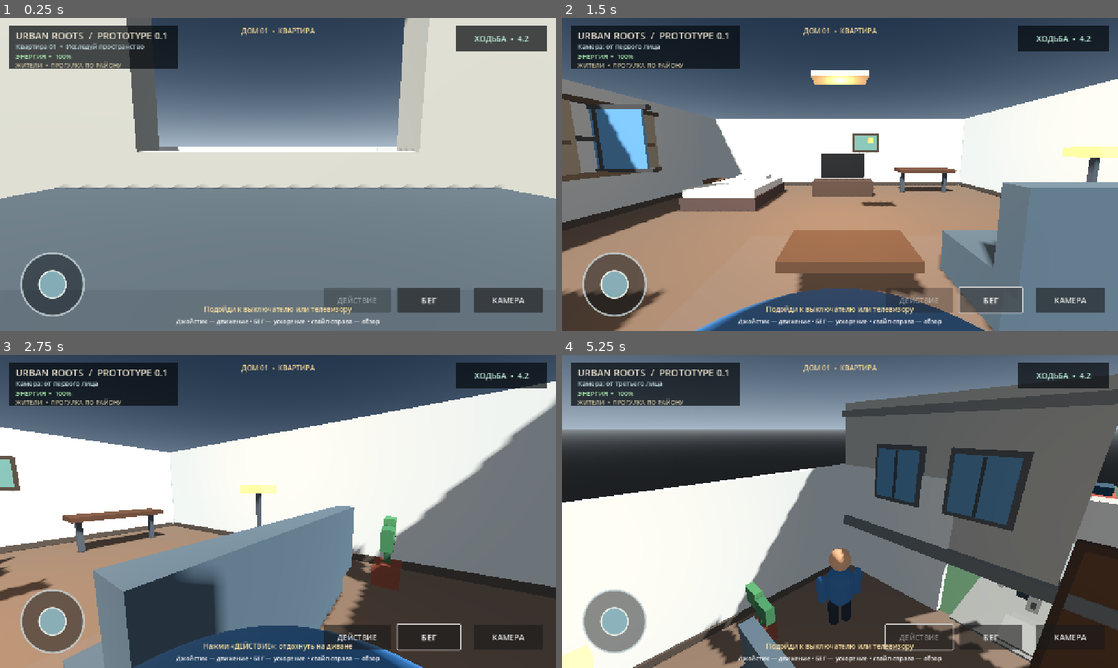
Above: before the commit, frames 1-4 (two rows, left to right).
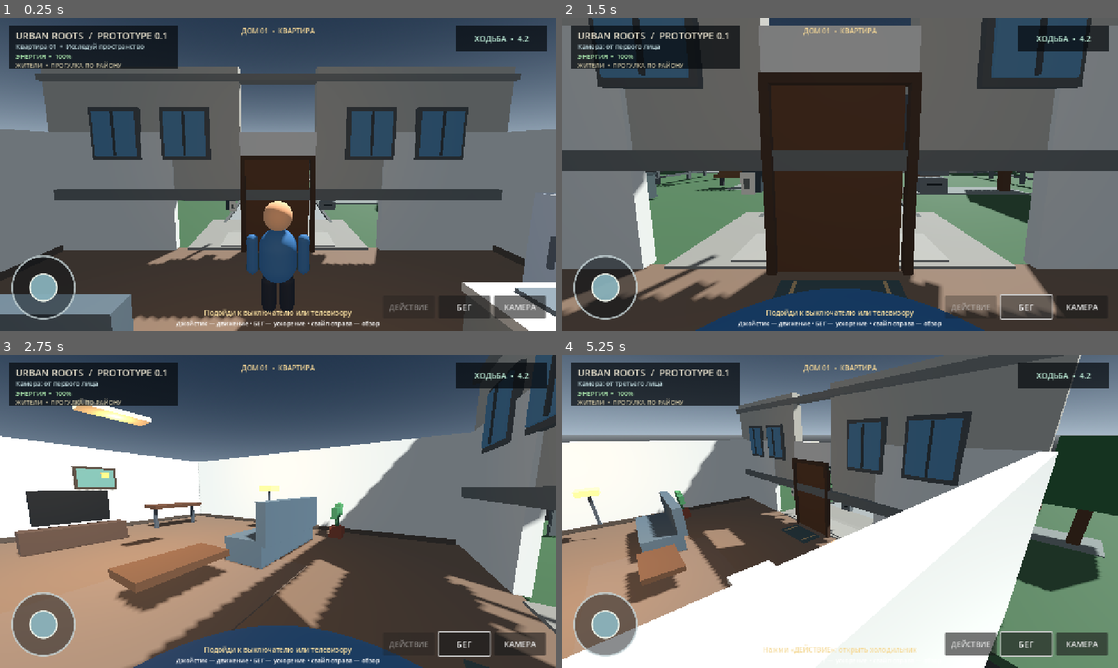
Above: after the commit, the same moments.

Repository: filesgloom-png/URBAN-ROOTS
Game: Godot game, scene res://scenes/main.tscn
Two runs of this game, one before a commit and one after it. Both use one fixed random seed, a clock stepped at 60 frames per second and the inputs below.
Inputs (mouse positions are in pixels of both pictures, inside the frame that each line leads up to):
- Up to frame 1 (0.25 s): no input
- Up to frame 2 (1.5 s): click "КАМЕРА" at 0.5 s; click "БЕГ" at 1.25 s
- Up to frame 3 (2.75 s): tap Enter at 2 s; drag from (50, 621) to (333, 442) at 2.02 s
- Up to frame 4 (5.25 s): click (917, 636) at 2.75 s, where only the run before the commit has a clickable "ДЕЙСТВИЕ"; tap Space at 3.5 s; drag from (728, 527) to (812, 574) at 3.52 s; tap Enter at 4.25 s; move the mouse to (895, 442) at 4.27 s; hold D (move_right) 4.28-5 s; tap V at 4.35 s; drag from (812, 574) to (673, 464) at 5.02 s

The runs differ from the first frame. In frame 1, 75% of the frame differs, in the area x 0-100%, y 0-100%; in frame 2, 77%; in frame 3, 45%; in frame 4, 77%.

Commit message:
Fix mobile exit flow camera and touch UI

Diff:
--- a/scripts/main.gd
+++ b/scripts/main.gd
@@ -17,7 +17,7 @@
 var camera: Camera3D
 var first_person := false
 var pitch := -0.12
-var yaw := 0.0
+var yaw := PI
 var joystick_vector := Vector2.ZERO
 var look_finger := -1
 var look_last := Vector2.ZERO
@@ -630,7 +630,7 @@
 func _build_player() -> void:
 	player = CharacterBody3D.new()
 	player.name = "Player"
-	player.position = Vector3(0, 0.12, 3.5)
+	player.position = Vector3(0, 0.12, 3.35)
 	add_child(player)
 	avatar_root = Node3D.new()
 	avatar_root.name = "Avatar"
@@ -771,14 +771,14 @@
 	joystick.name = "MovementJoystick"
 	joystick.set_script(load("res://scripts/joystick.gd"))
 	joystick.set_anchors_preset(Control.PRESET_BOTTOM_LEFT)
-	joystick.position = Vector2(34, -194)
-	joystick.size = Vector2(174, 174)
+	joystick.position = Vector2(24, -176)
+	joystick.size = Vector2(152, 152)
 	layer.add_child(joystick)
 	joystick.value_changed.connect(_on_joystick_value_changed)
 	var cam_btn := Button.new()
 	cam_btn.text = "КАМЕРА"
-	cam_btn.position = Vector2(-190, -100)
-	cam_btn.size = Vector2(160, 58)
+	cam_btn.position = Vector2(-142, -82)
+	cam_btn.size = Vector2(118, 54)
 	cam_btn.anchor_left = 1.0
 	cam_btn.anchor_right = 1.0
 	cam_btn.anchor_top = 1.0
@@ -788,8 +788,8 @@
 	layer.add_child(cam_btn)
 	var run_btn := Button.new()
 	run_btn.text = "БЕГ"
-	run_btn.position = Vector2(-365, -100)
-	run_btn.size = Vector2(145, 58)
+	run_btn.position = Vector2(-270, -82)
+	run_btn.size = Vector2(118, 54)
 	run_btn.anchor_left = 1.0
 	run_btn.anchor_right = 1.0
 	run_btn.anchor_top = 1.0
@@ -801,8 +801,8 @@
 	interact_button = Button.new()
 	interact_button.name = "InteractButton"
 	interact_button.text = "ДЕЙСТВИЕ"
-	interact_button.position = Vector2(-535, -100)
-	interact_button.size = Vector2(155, 58)
+	interact_button.position = Vector2(-398, -82)
+	interact_button.size = Vector2(118, 54)
 	interact_button.anchor_left = 1.0
 	interact_button.anchor_right = 1.0
 	interact_button.anchor_top = 1.0
@@ -818,8 +818,8 @@
 	interaction_hint.anchor_right = 0.5
 	interaction_hint.anchor_top = 1.0
 	interaction_hint.anchor_bottom = 1.0
-	interaction_hint.position = Vector2(-230, -62)
-	interaction_hint.size = Vector2(460, 24)
+	interaction_hint.position = Vector2(-230, -54)
+	interaction_hint.size = Vector2(460, 22)
 	interaction_hint.horizontal_alignment = HORIZONTAL_ALIGNMENT_CENTER
 	interaction_hint.add_theme_font_size_override("font_size", 16)
 	interaction_hint.add_theme_color_override("font_color", Color(0.96, 0.86, 0.62))
@@ -830,8 +830,8 @@
 	help.anchor_right = 0.5
 	help.anchor_top = 1.0
 	help.anchor_bottom = 1.0
-	help.position = Vector2(-270, -32)
-	help.size = Vector2(540, 24)
+	help.position = Vector2(-270, -27)
+	help.size = Vector2(540, 20)
 	help.horizontal_alignment = HORIZONTAL_ALIGNMENT_CENTER
 	help.add_theme_font_size_override("font_size", 14)
 	layer.add_child(help)
@@ -916,11 +916,23 @@
 			if is_instance_valid(status_label):
 				status_label.text = "Остановка: общественный транспорт появится в следующем этапе"
 		"door":
-			door_is_open = not door_is_open
-			if is_instance_valid(door_pivot):
-				door_pivot.rotation.y = -1.35 if door_is_open else 0.0
-			if is_instance_valid(status_label):
-				status_label.text = "Дверь открыта — выходи во двор" if door_is_open else "Входная дверь закрыта"
+			if not door_is_open:
+				door_is_open = true
+				if is_instance_valid(door_pivot):
+					door_pivot.rotation.y = -1.35
+				# Mobile prototype: tapping the entrance action also carries the player
+				# through the doorway so the exit is reliable even with awkward touch controls.
+				if is_instance_valid(player) and player.global_position.z < 6.2:
+					player.global_position = Vector3(0.0, 0.12, 7.45)
+					player.velocity = Vector3.ZERO
+				if is_instance_valid(status_label):
+					status_label.text = "Ты вышел во двор"
+			else:
+				door_is_open = false
+				if is_instance_valid(door_pivot):
+					door_pivot.rotation.y = 0.0
+				if is_instance_valid(status_label):
+					status_label.text = "Входная дверь закрыта"
 	_update_interaction_target()
 
 func _toggle_camera() -> void:
@@ -936,8 +948,8 @@
 		camera.position = Vector3(0, 0.12, 0.04)
 		camera.fov = 78.0
 	else:
-		camera.position = Vector3(0, 1.15, 4.6)
-		camera.fov = 68.0
+		camera.position = Vector3(0, 0.85, 3.25)
+		camera.fov = 72.0
 	camera.rotation = Vector3.ZERO
 
 func _unhandled_input(event: InputEvent) -> void:
